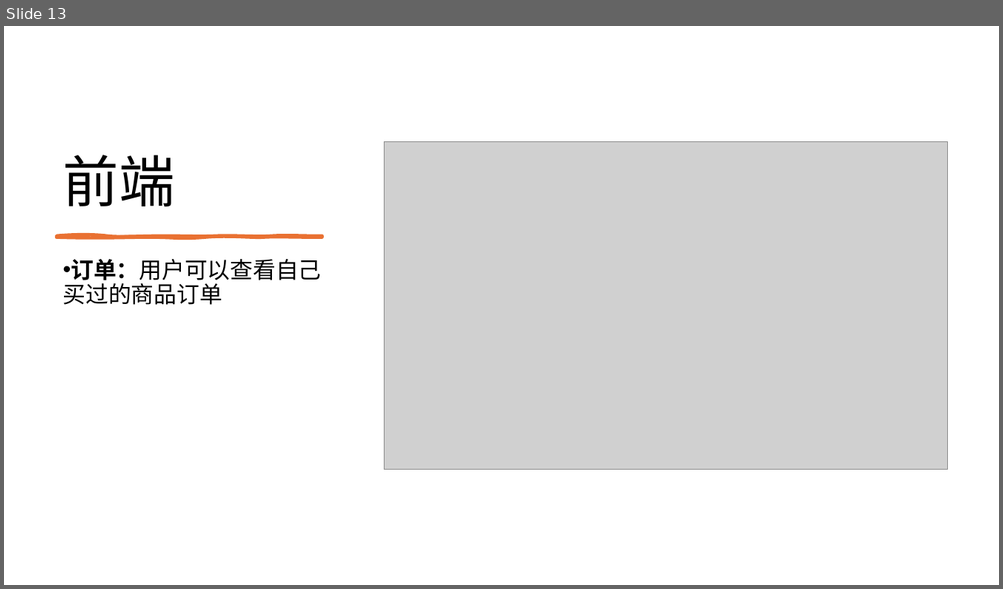
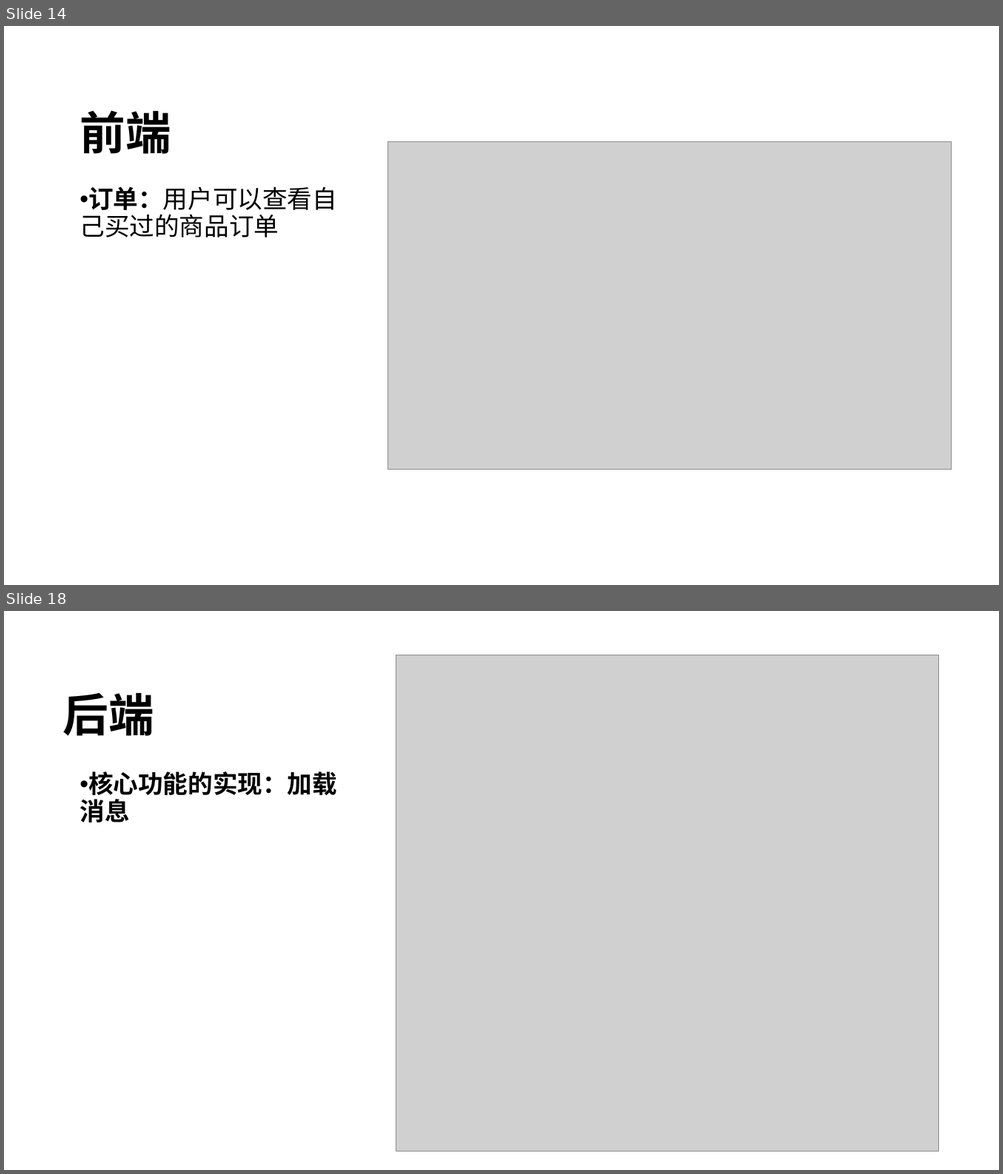
Before and after one commit to XiaCang/BuaaDB, a slide deck: doc/答辩.pptx. Shown one above the other, each under a label of ours: slide 13 before the commit, slides 14 and 18 after it; the slides between them are not shown. The pictures are 1003x589 and 1003x1174 pixels, drawn with LibreOffice and Linux fonts; fonts in the diff are those of the drawing; grey boxes stand for pictures; background and template pictures are left out. Boxes give left, top, right and bottom in pixels: in the first picture for what was removed or moved away, otherwise in the second. Text is boxed around its words. In the diff, an @@ line names an element or a change of style, - is before the commit and + after.

```diff
--- a/doc/答辩.pptx
+++ b/doc/答辩.pptx
@@ slide 18 added at [4, 611, 999, 1170], background picture (left out) @@
@@ picture added at [396, 655, 939, 1152] @@
@@ title added at [63, 693, 154, 736], 44 pt, text #000000, bold @@
+后端
@@ text added at [79, 772, 337, 823], 24 pt, text #000000, bold @@
+• 核心功能的实现：加载消息
@@ what was slide 13 is now slide 14 @@
@@ slide 14 changed as well @@
@@ title "前端": place and size @@
-title "前端" at [63, 155, 175, 207]
+title "前端" at [79, 110, 170, 154]
@@ title "前端" at [79, 110, 170, 154]: size 54 to 44 pt, bold on @@
@@ picture: place and size @@
-picture at [384, 141, 947, 470]
+picture at [387, 141, 950, 470]
@@ text "订单：用户可以查看自己买过的商品订单": place and size @@
-text "订单：用户可以查看自己买过的商品订单" at [63, 259, 321, 305]
+text "订单：用户可以查看自己买过的商品订单" at [79, 187, 337, 238]
@@ text "订单：用户可以查看自己买过的商品订单" at [79, 187, 337, 238]: size 22 to 24 pt @@
@@ freeform shape removed at [57, 235, 322, 237] @@
```
Also in this commit, not shown: 12 other slides changed, 6 other slides added, 2 slides removed.
